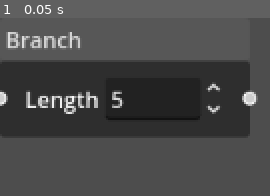
Above: before the commit, frame 1.
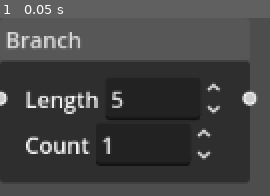
Above: after the commit, the same moment.

Repository: atirut-w/arborgen
Game: Godot game, scene res://graph_nodes/branch/branch.tscn
The game is run twice, just before and just after one commit, with the same random seed, the same clock (stepped at 60 frames per second) and the same inputs. This scene is started directly instead of the project's main scene.
Inputs:
- Up to frame 1 (0.05 s): no input

The runs differ from the first frame. In frame 1, 23% of the frame differs, in the area x 0-93%, y 61-93%.

Commit message:
Flesh out the branch node

Diff:
--- /dev/null
+++ b/graph_nodes/branch/branch.gd
@@ -0,0 +1,19 @@
+class_name TreeBranch
+extends Node
+
+
+@onready var length_spinbox: SpinBox = %LengthSpinBox
+@onready var count_spinbox: SpinBox = %CountSpinbox
+
+
+var length: float:
+	get:
+		return length_spinbox.value
+	set(value):
+		length_spinbox.value = value
+
+var count: int:
+	get:
+		return int(count_spinbox.value)
+	set(value):
+		count_spinbox.value = value
--- a/graph_nodes/branch/branch.tscn
+++ b/graph_nodes/branch/branch.tscn
@@ -1,4 +1,6 @@
-[gd_scene format=3 uid="uid://bfegfdgd338vt"]
+[gd_scene load_steps=2 format=3 uid="uid://bfegfdgd338vt"]
+
+[ext_resource type="Script" uid="uid://dx2cdfeggu05p" path="res://graph_nodes/branch/branch.gd" id="1_i81nw"]
 
 [node name="Branch" type="GraphNode"]
 title = "Branch"
@@ -11,6 +13,16 @@
 slot/0/right_color = Color(1, 1, 1, 1)
 slot/0/right_icon = null
 slot/0/draw_stylebox = true
+slot/1/left_enabled = false
+slot/1/left_type = 0
+slot/1/left_color = Color(1, 1, 1, 1)
+slot/1/left_icon = null
+slot/1/right_enabled = false
+slot/1/right_type = 0
+slot/1/right_color = Color(1, 1, 1, 1)
+slot/1/right_icon = null
+slot/1/draw_stylebox = true
+script = ExtResource("1_i81nw")
 
 [node name="HBoxContainer" type="HBoxContainer" parent="."]
 layout_mode = 2
@@ -19,6 +31,19 @@
 layout_mode = 2
 text = "Length"
 
-[node name="SpinBox" type="SpinBox" parent="HBoxContainer"]
+[node name="LengthSpinBox" type="SpinBox" parent="HBoxContainer"]
+unique_name_in_owner = true
 layout_mode = 2
 value = 5.0
+
+[node name="HBoxContainer2" type="HBoxContainer" parent="."]
+layout_mode = 2
+
+[node name="Label" type="Label" parent="HBoxContainer2"]
+layout_mode = 2
+text = "Count"
+
+[node name="CountSpinBox" type="SpinBox" parent="HBoxContainer2"]
+unique_name_in_owner = true
+layout_mode = 2
+value = 1.0
Not shown, added: graph_nodes/branch/branch.gd.uid
